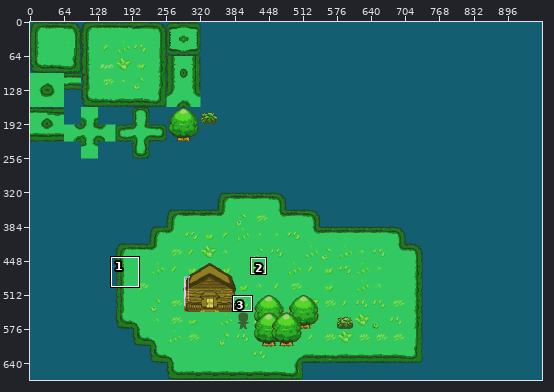
Two states of a pixel-art file, Assets/Art/temp tileset.aseprite. Above, an overview of the earlier version with the close-up marked.
Close-up. Before the edit:
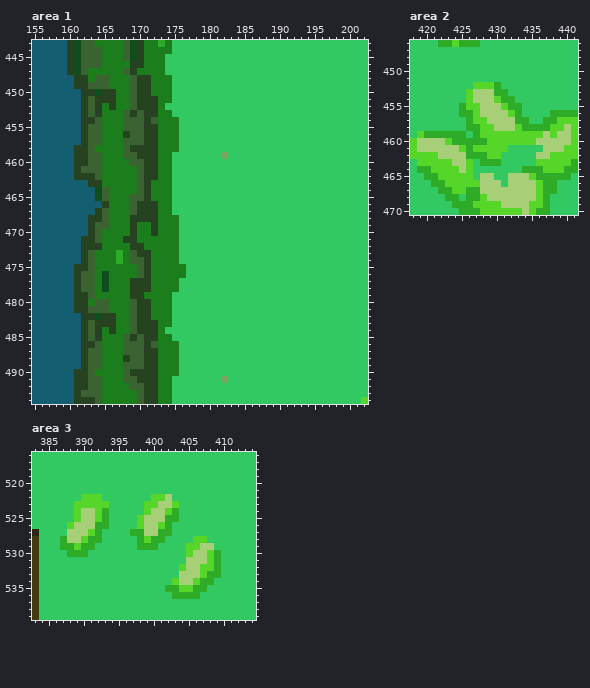
960x672 pixels, 1 frame. Shown: area 1: x 155..202, y 443..494; area 2: x 418..441, y 446..470; area 3: x 383..414, y 516..539. The commit also changed other parts of the picture, which this record leaves out.
And afterwards:
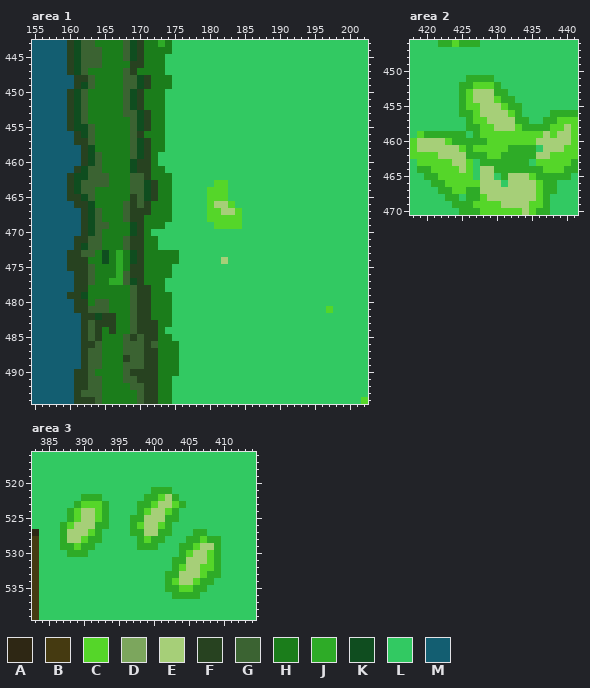
Palette (. is transparent): A #2e2714  B #453a11  C #55d629  D #7ca65d  E #a6cf78  F #274220  G #3b6332  H #1b7d1b  J #2eab27  K #0f4d1f  L #32c962  M #135e71
Changes in this commit:
Changed rows in their new state; - is an unchanged pixel.
Area 1, layer "Base Ground Tile Set Copy":
first column x 160:
448 ---GHH--G-K---------------------------
449 --K-HH--G-K---------------------------
450 FKGHHHH-GK-H--L-----------------------
451 FKGHHHH-GK-HH-L-----------------------
452 FKGHH-H-GK-HH-------------------------
453 FKGHH----GK-H-L-----------------------
454 FKGHH---H-K-H-LL----------------------
455 FKK-H---H-K-H-LL----------------------
456 -FK-H---H-FHH-LL----------------------
457 -F--H---H-K-H-LL----------------------
458 -M-K----HGK-H-LL----------------------
459 -M-K----H-K-HLL-------L---------------
460 -M-K-----KF-HLL-----------------------
461 --K------KF-H-L-----------------------
462 FKKG-G---G--H-------------------------
463 FKGGGG---G-KF--------CC---------------
464 FKGGHH---G-KF-------CCC---------------
465 FFKGHH---F-KF-------CCC---------------
466 -FFKHH--GFG-H-------CEEC--------------
467 --FKGH--GF--H-------CCEEC-------------
468 --FKGH--G--HH--L----CCCCC-------------
469 --FK-----KF-H-LL-----CCCC-------------
470 --FK-----KF-LLLL----------------------
471 -F-G----G-F--LLL----------------------
472 -FKGG---G----LLL----------------------
473 FFG--K---K-H--------------------------
474 FF-H-K---KFH----------E---------------
475 F------J-FFH---LL---------------------
476 --F--H-JGFFH---LL---------------------
477 --F--HJJGK-H--LL----------------------
478 --FH-H---G----LL----------------------
479 F-KH-----G-F--------------------------
481 -------------------------------------C
first column x 182:
491 L
Area 2, layer "Base Ground Tile Set Copy":
first column x 425:
451 -JJJJ
452 JJ---
453 J----
454 J----
first column x 428:
461 ----JJJJ
462 ---JJJJJ
463 ---JJJJ-
464 EEJJJJ--
465 ---J----
Area 3, layer "Base Ground Tile Set Copy":
first column x 387:
521 -------------JJJ-------
522 ---JJJ------JJ--J------
523 --J---J----JJ----J-----
524 -J---------J-----------
525 -J--------JJ-----------
526 J---------J------------
527 J------------------JJ--
528 ------------------JJ-JJ
529 -----------------JJ---J
530 -----------------J-----
531 ----------------JJ-----
532 ----------------J------
533 ---------------JJ------
534 ---------------J-------
Boxes around the changes in both close-ups, in picture pixels (x1, y1, x2, y2):
changed: (67, 75, 186, 299)
changed: (207, 152, 242, 229)
changed: (221, 257, 228, 264)
changed: (326, 306, 333, 313)
changed: (221, 376, 228, 383)
changed: (459, 75, 494, 103)
changed: (480, 145, 536, 180)
changed: (60, 487, 221, 585)
